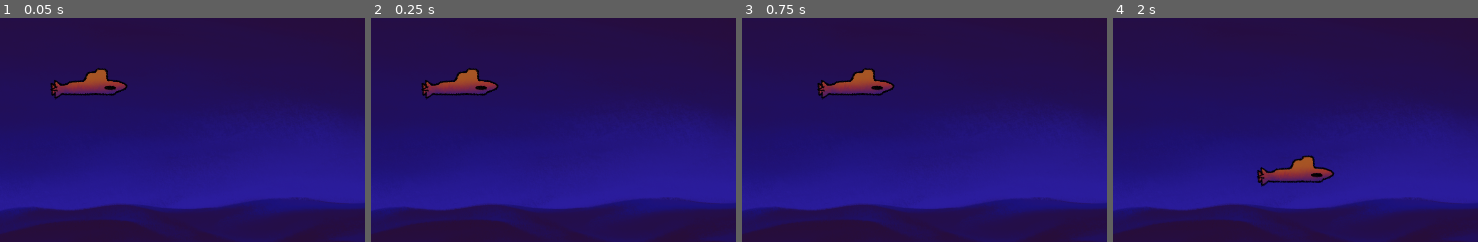
Above: before the commit, frames 1-4 (left to right).
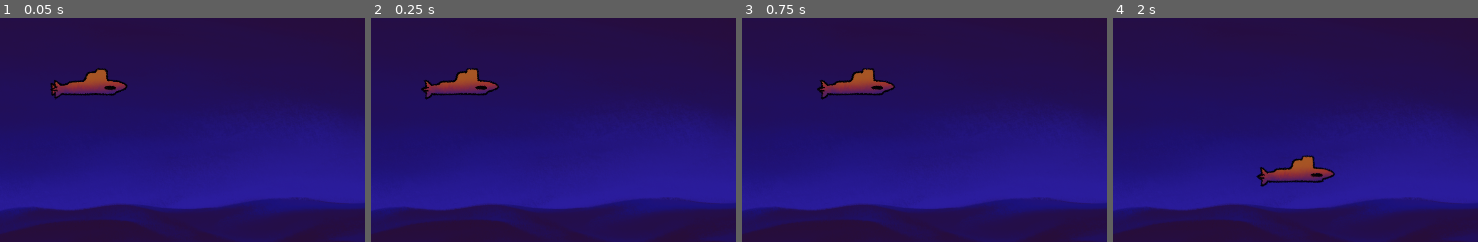
Above: after the commit, the same moments.

Repository: bakdorl/Seaquest
Game: Godot game, scene res://ocean.tscn
Two runs of this game, one before a commit and one after it. Both use one fixed random seed, a clock stepped at 60 frames per second and the inputs below.
Inputs:
- Up to frame 1 (0.05 s): no input
- Up to frame 2 (0.25 s): no input
- Up to frame 3 (0.75 s): tap Enter at 0.5 s; hold D (right) from 0.53 s (still down)
- Up to frame 4 (2 s): release D (right) at 1.28 s; hold S (down) from 1.28 s (still down)
The pictures show only the part of the screen within x 38-88%, y 36-86%; the shares and areas given below are measured in that part.

Frame 1 is identical in both runs. In frame 2, 0.2% of the frame differs, in the area x 13-36%, y 22-37%; in frame 3, 0.2%; in frame 4, 0.3%, in the area x 39-61%, y 61-76%.

Commit message:
animacaao funcionando

Diff:
--- a/player/scripts/submarine.gd
+++ b/player/scripts/submarine.gd
@@ -4,7 +4,7 @@
 const SPEED = 300.0
 
 func _ready():
-	$AnimatedSprite2D.play
+	$AnimatedSprite2D.play("default")
 
 func _physics_process(_delta: float) -> void:
 
